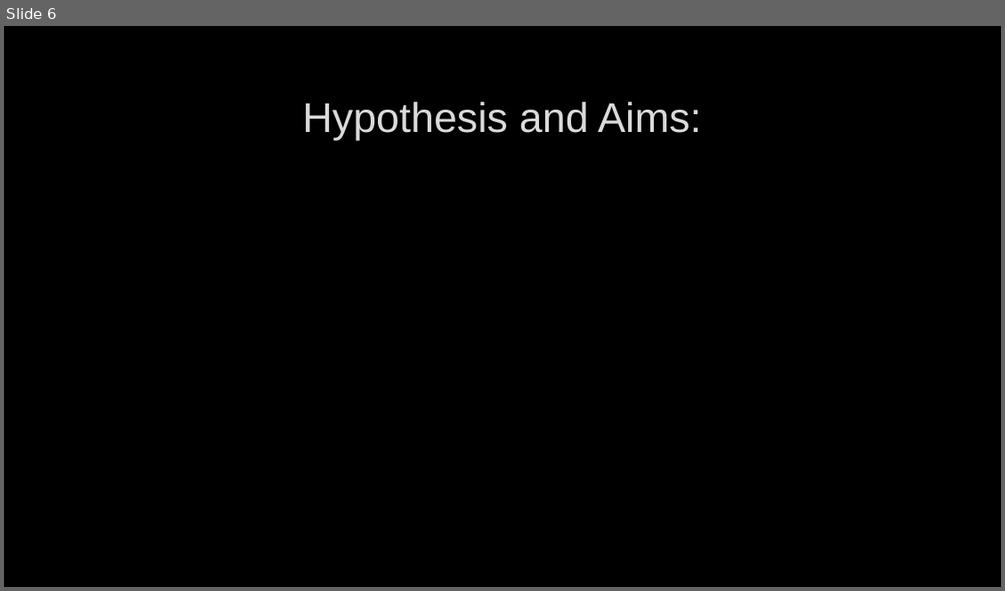
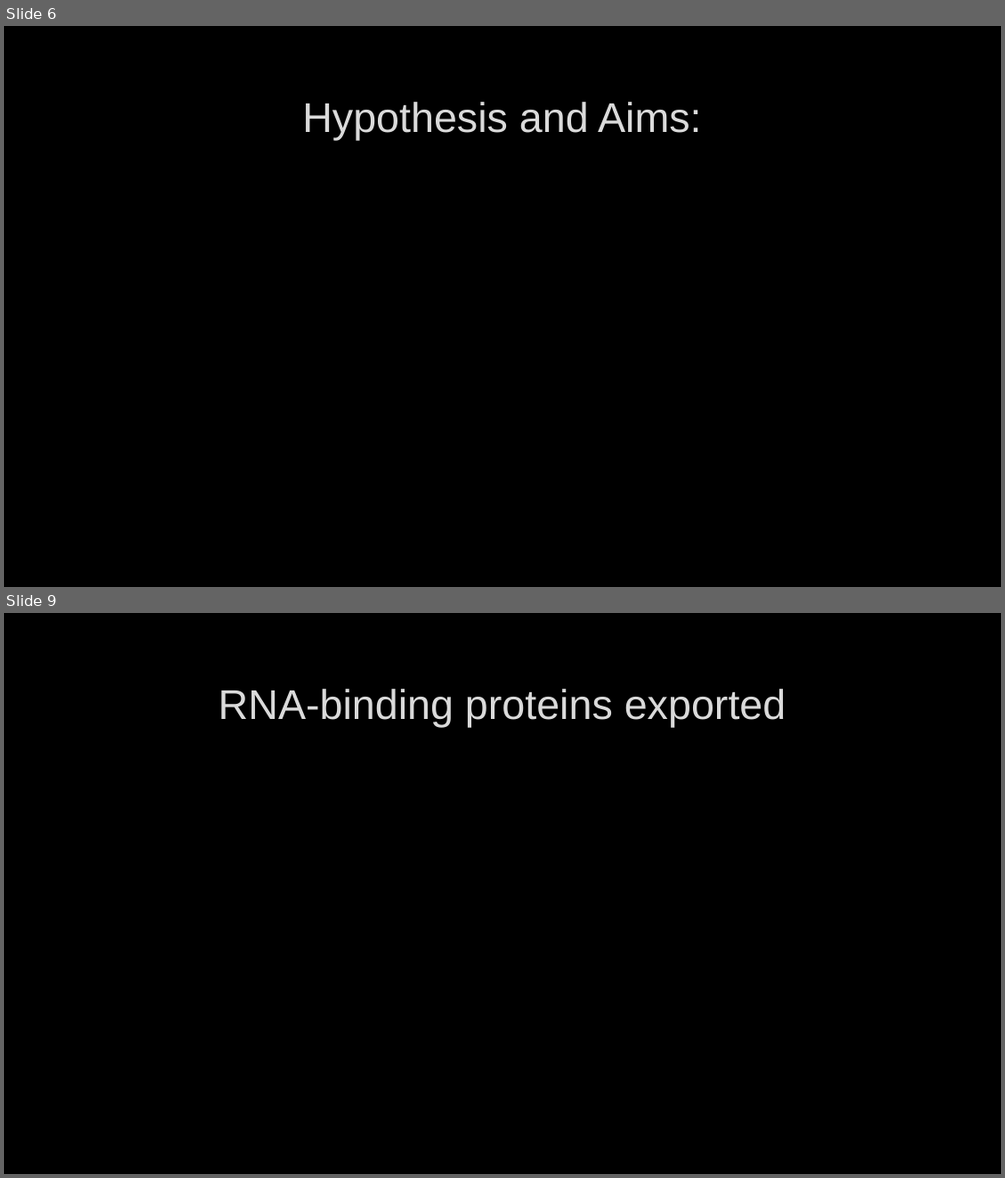
Before and after one commit to HarleyRobinson/Honours2, a slide deck: BackgroundInfo/CollCombBiol.pptx. Shown one above the other, each under a label of ours: slide 6 before the commit, slides 6 and 9 after it; the slides between them are not shown. The pictures are 1005x591 and 1005x1178 pixels, drawn with LibreOffice and Linux fonts; fonts in the diff are those of the drawing; background and template pictures are left out. Boxes give left, top, right and bottom in pixels: in the first picture for what was removed or moved away, otherwise in the second. Text is boxed around its words. In the diff, an @@ line names an element or a change of style, - is before the commit and + after.

```diff
--- a/BackgroundInfo/CollCombBiol.pptx
+++ b/BackgroundInfo/CollCombBiol.pptx
@@ slide 9 added at bbox=[4, 613, 1001, 1174], background picture (left out) @@
@@ title added at bbox=[218, 689, 786, 727], 40 pt, text #DADADA @@
+RNA-binding proteins exported
```
Also in this commit, not shown: 7 other slides added, 2 slides removed, 1 other file.
